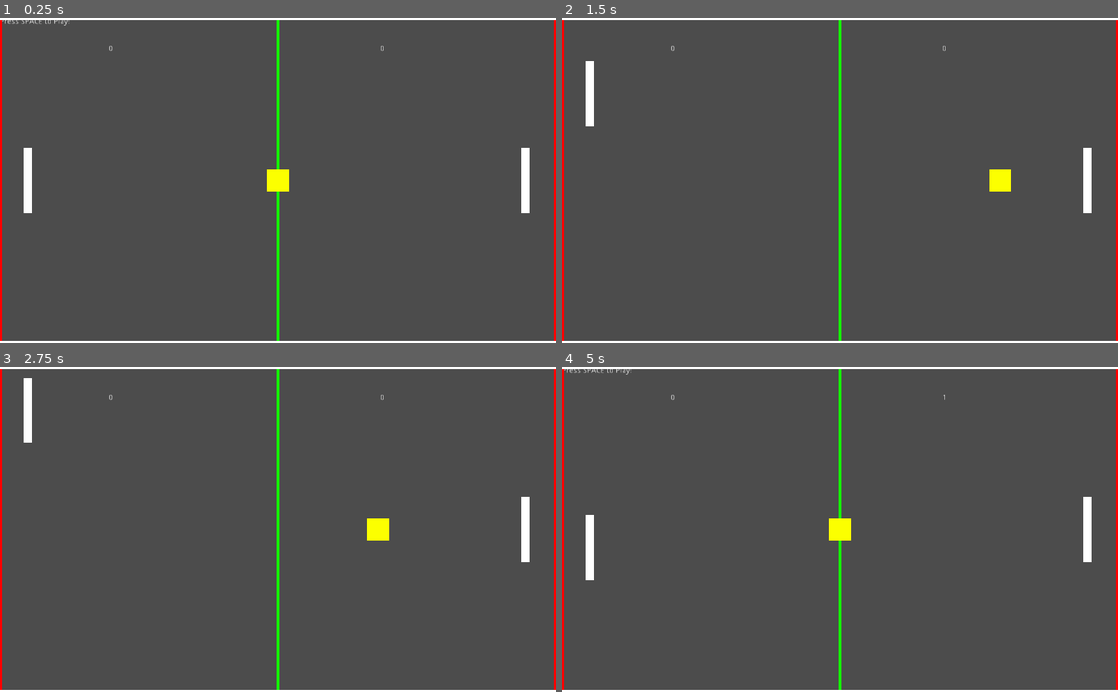
Above: before the commit, frames 1-4 (two rows, left to right).
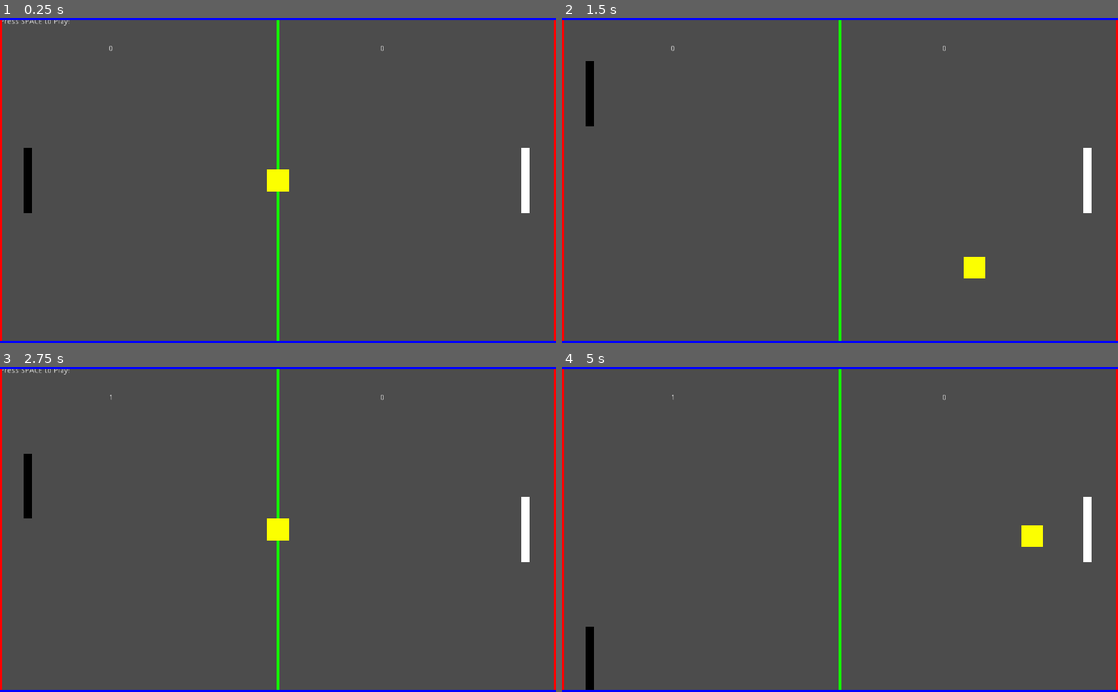
Above: after the commit, the same moments.

Repository: Usatas/Battle-Pong
Game: Godot game, scene res://Main.tscn
Two runs of this game, one before a commit and one after it. Both use one fixed random seed, a clock stepped at 60 frames per second and the inputs below.
Inputs:
- Up to frame 1 (0.25 s): no input
- Up to frame 2 (1.5 s): tap Space at 0.5, 0.77 s; hold W (player_one_up) 0.53-1.28 s; hold S (player_one_down) from 1.28 s (still down)
- Up to frame 3 (2.75 s): tap Space at 1.52 s; release S (player_one_down) at 2.03 s; hold W (player_one_up) from 2.03 s (still down)
- Up to frame 4 (5 s): tap Space at 2.75, 3.02, 3.77, 4.52 s; release W (player_one_up) at 3.53 s; hold S (player_one_down) from 3.53 s (still down)

The runs differ from the first frame. In frame 1, 1.6% of the frame differs, in the area x 0-100%, y 0-100%; in frame 2, 2.1%; in frame 3, 2.5%; in frame 4, 2.5%.

Commit message:
Je nach Auftreffpunkt am Schläger wird der Abprallwinkel des Balls angepasst; Die Startrichtung des Balls wird zufällig gewählt aber innerhalb eines sinnvollem Bereichs; Die Schläger haben unterschiedliche Farben, damit sich der Algorithum beim lernen an der Farbe orientieren kann

Diff:
--- a/Battle Pong/Ball.gd
+++ b/Battle Pong/Ball.gd
@@ -4,7 +4,7 @@
 # Declare member variables here.
 export var speed = 300
 export var speed_max = 600
-export var bounce_degree_max = 100
+export var bounce_degree_max = 60
 var ball_size
 var playing = false
 var velocity = Vector2(100,0)
@@ -38,7 +38,7 @@
                 # var localCollisionPos = collision.Position - collision.collider.Position;
 
 
-func ball_hit_paddle(player_position, shape):
+func ball_hit_paddle(player_position, player_shape, is_player_one):
     # Geschwindigkeitserhöhung
     if speed < speed_max:
         speed +=20
@@ -46,7 +46,15 @@
     # Ball geht in die andere Richtung
     velocity.x*=-1
 
-    var half_player_height = shape.extents.y/2
+    var half_player_height = player_shape.y/2
+    if (is_player_one and (player_position.x > position.x-(ball_size.x/2 + player_shape.x/2))):
+        velocity.y*=-1
+        velocity.x*=-1
+        pass
+    if (not is_player_one and (player_position.x < position.x + (ball_size.x/2 + player_shape.x/2))):
+        velocity.y*=-1
+        velocity.x*=-1
+        pass
 
     var collision_height = player_position.y-position.y
     if collision_height<0:
@@ -67,3 +75,8 @@
     show()
     $CollisionShape2D.disabled = false
     ball_size =$CollisionShape2D.shape.extents
+    randomize()
+    velocity = Vector2(100, rand_range(-200,200))
+    if rand_range(-1,1)<0:
+        velocity.x*=-1
+    print(velocity)
--- a/Battle Pong/Main.gd
+++ b/Battle Pong/Main.gd
@@ -107,10 +107,10 @@
 
 
 func _on_PlayerTwo_hit():
-    ball.ball_hit_paddle($PlayerTwo.position, $PlayerTwo/CollisionShape2D.shape)
+    ball.ball_hit_paddle($PlayerTwo.position, $PlayerTwo/CollisionShape2D.shape.extents, false)
     pass # Replace with function body.
 
 
 func _on_PlayerOne_hit():
-    ball.ball_hit_paddle($PlayerOne.position, $PlayerOne/CollisionShape2D.shape)
+    ball.ball_hit_paddle($PlayerOne.position, $PlayerOne/CollisionShape2D.shape.extents, true)
     pass # Replace with function body.
--- a/Battle Pong/Player.gd
+++ b/Battle Pong/Player.gd
@@ -10,6 +10,8 @@
 func _ready():
     screen_size = get_viewport_rect().size
     player_size =$CollisionShape2D.shape.extents
+    if(is_player_one):
+        $ColorRect.color=Color(0,0,0,1)
     #hide()
     pass # Replace with function body.
 
--- a/Battle Pong/Player.tscn
+++ b/Battle Pong/Player.tscn
@@ -31,7 +31,7 @@
 scale = Vector2( 3, 6 )
 frames = SubResource( 1 )
 animation = "wave"
-frame = 1
+frame = 2
 speed_scale = 2.0
 playing = true
 
--- a/Battle Pong/Wall.tscn
+++ b/Battle Pong/Wall.tscn
@@ -17,6 +17,7 @@
 margin_top = -4.0
 margin_right = 1024.0
 margin_bottom = 4.0
+color = Color( 0, 0, 1, 1 )
 __meta__ = {
 "_edit_use_anchors_": false
 }
